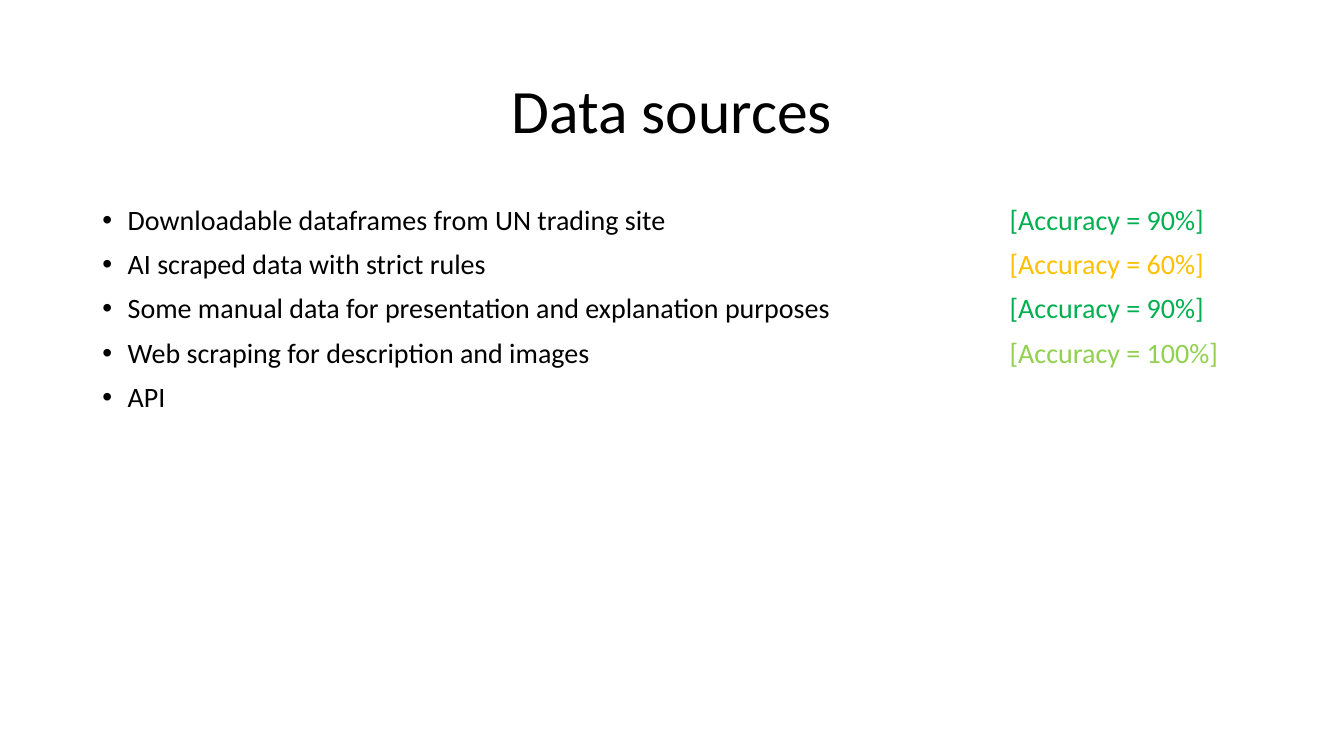
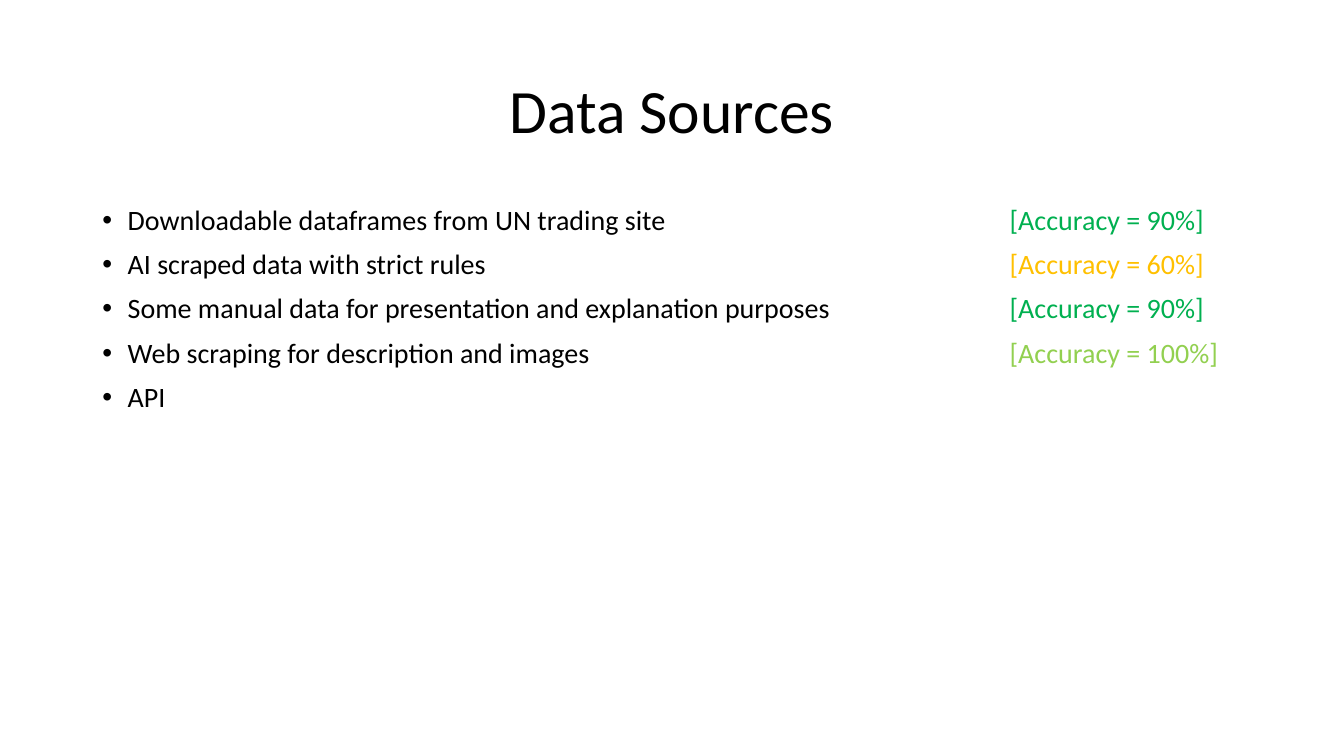
Before and after one commit to bloodnickel/nairoby-project, a slide deck: slide 1 of Present.pptx. Drawn at 1344x756 pixels with LibreOffice and Linux fonts; fonts in the diff are those of the drawing. Boxes give left, top, right and bottom in pixels: in the first picture for what was removed or moved away, otherwise in the second. Text is boxed around its words. In the diff, an @@ line names an element or a change of style, - is before the commit and + after.

```diff
--- a/Present.pptx
+++ b/Present.pptx
@@ title at box(510, 93, 834, 134): text changed @@
-Data sources
+Data Sources
```
Also in this commit, not shown: 51 other files.
